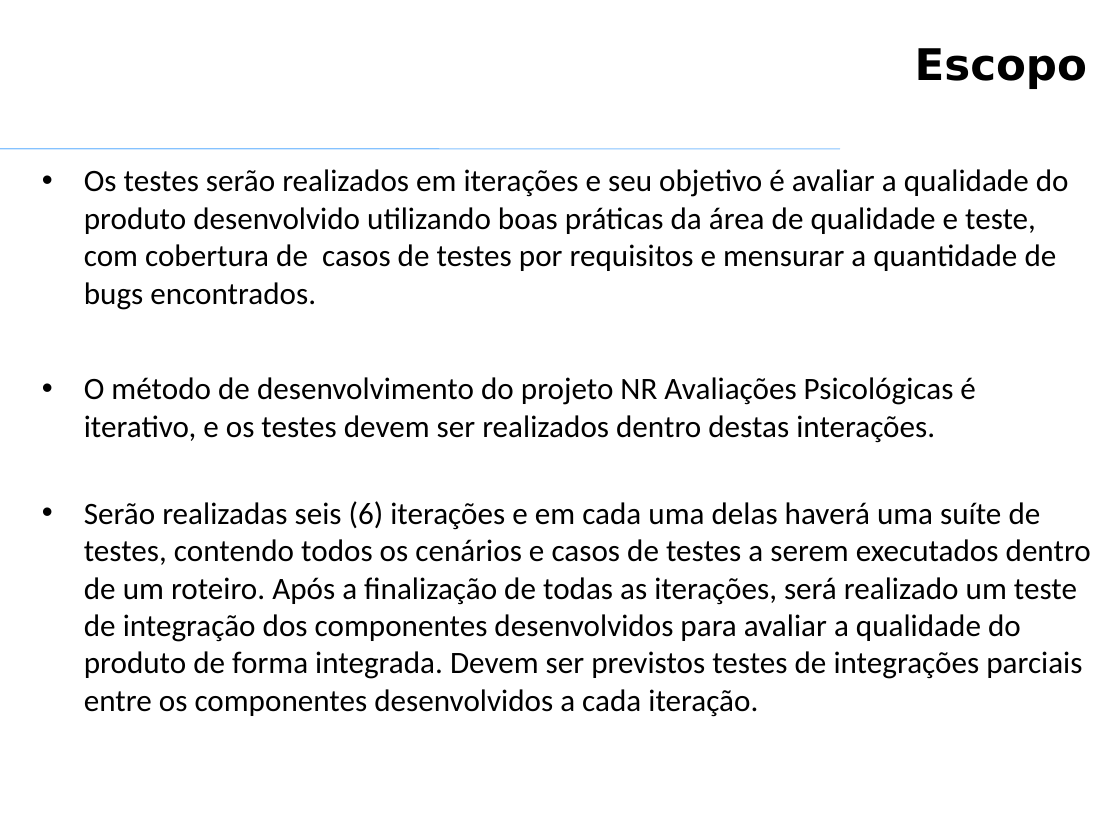
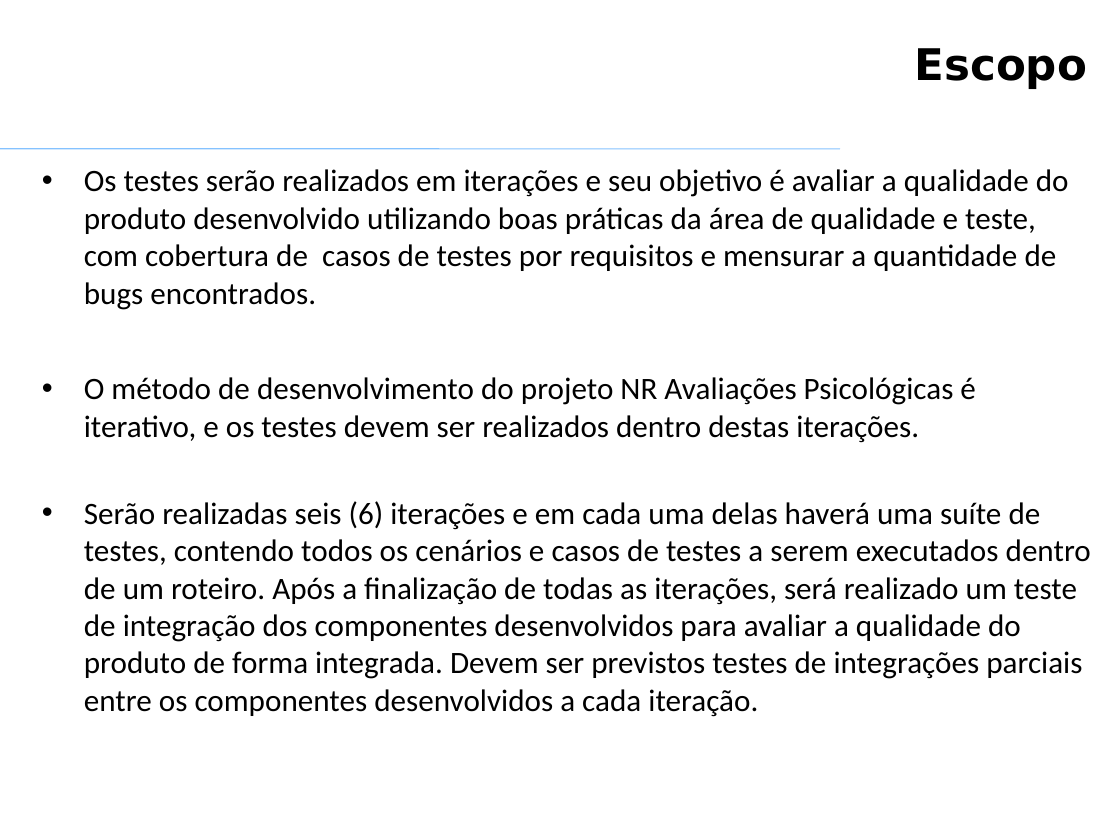
Before and after one commit to VagnerAlcantara/TCC, a slide deck: slide 5 of Qualidade de Produto de SW/Qualidade de produto de SW - TRABALHO.pptx. Drawn at 1120x840 pixels with LibreOffice and Linux fonts; fonts in the diff are those of the drawing; background and template pictures are left out. Boxes give left, top, right and bottom in pixels: in the first picture for what was removed or moved away, otherwise in the second. Text is boxed around its words. In the diff, an @@ line names an element or a change of style, - is before the commit and + after.

```diff
--- a/Qualidade de Produto de SW/Qualidade de produto de SW - TRABALHO.pptx
+++ b/Qualidade de Produto de SW/Qualidade de produto de SW - TRABALHO.pptx
@@ text at box(84, 377, 975, 443): text changed @@
-• O método de desenvolvimento do projeto NR Avaliações Psicológicas é iterativo, e os testes devem ser realizados dentro destas interações.
+• O método de desenvolvimento do projeto NR Avaliações Psicológicas é iterativo, e os testes devem ser realizados dentro destas iterações.
```
Also in this commit, not shown: 10 other slides changed, 2 slides added, 1 other file.
